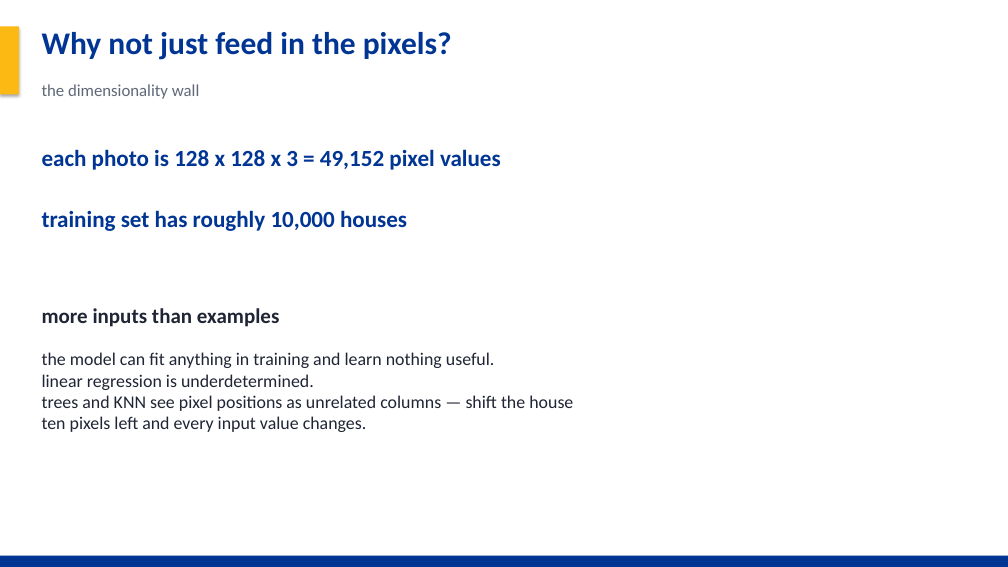
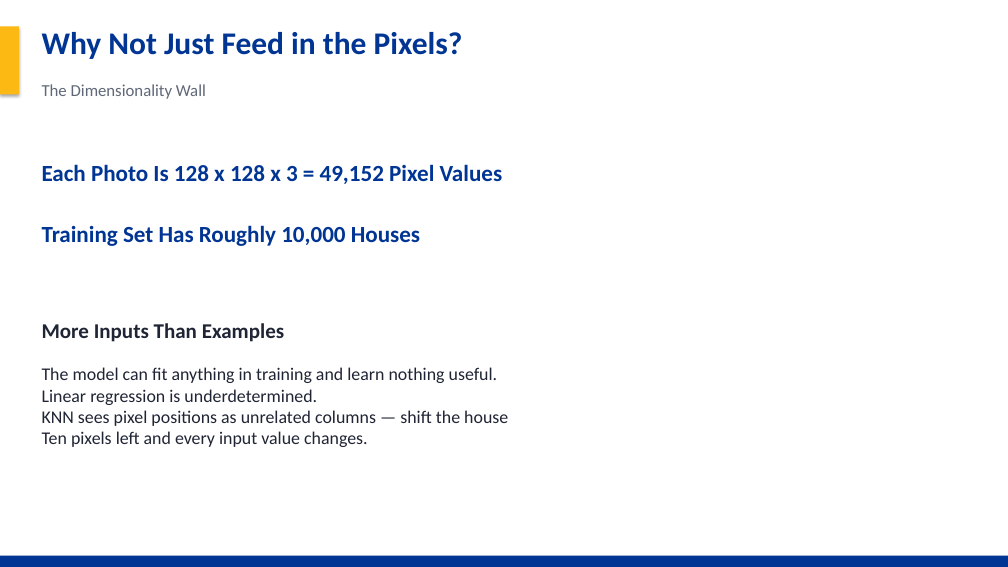
Before and after one commit to Noah-Gallego/house-price-4450-final, a slide deck: slide 21 of HousePrice_Final_Project.pptx (slide 16 before the commit). Drawn at 1008x567 pixels with LibreOffice and Linux fonts; fonts in the diff are those of the drawing. Boxes give left, top, right and bottom in pixels: in the first picture for what was removed or moved away, otherwise in the second. Text is boxed around its words. In the diff, an @@ line names an element or a change of style, - is before the commit and + after.

```diff
--- a/HousePrice_Final_Project.pptx
+++ b/HousePrice_Final_Project.pptx
@@ text at (x1=42, y1=32, x2=463, y2=59): text changed @@
-Why not just feed in the pixels?
+Why Not Just Feed in the Pixels?
@@ text at (x1=42, y1=84, x2=206, y2=99): text changed @@
-the dimensionality wall
+The Dimensionality Wall
@@ text at (x1=42, y1=164, x2=503, y2=184): text changed @@
-each photo is 128 x 128 x 3 = 49,152 pixel values
+Each Photo Is 128 x 128 x 3 = 49,152 Pixel Values
@@ text at (x1=42, y1=225, x2=420, y2=246): text changed @@
-training set has roughly 10,000 houses
+Training Set Has Roughly 10,000 Houses
@@ text at (x1=42, y1=323, x2=284, y2=342): text changed @@
-more inputs than examples
+More Inputs Than Examples
@@ text at (x1=42, y1=367, x2=508, y2=447): text changed @@
-the model can fit anything in training and learn nothing useful.
-linear regression is underdetermined.
-trees and KNN see pixel positions as unrelated columns — shift the house
-ten pixels left and every input value changes.
+The model can fit anything in training and learn nothing useful.
+Linear regression is underdetermined.
+KNN sees pixel positions as unrelated columns — shift the house
+Ten pixels left and every input value changes.
```
Also in this commit, not shown: 22 other slides changed, 5 slides added, 2 slides removed, 9 other files.
